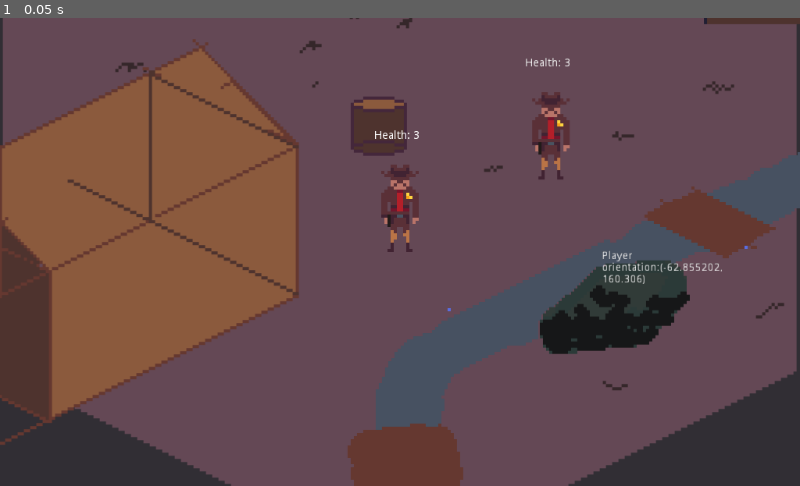
Above: before the commit, frame 1.
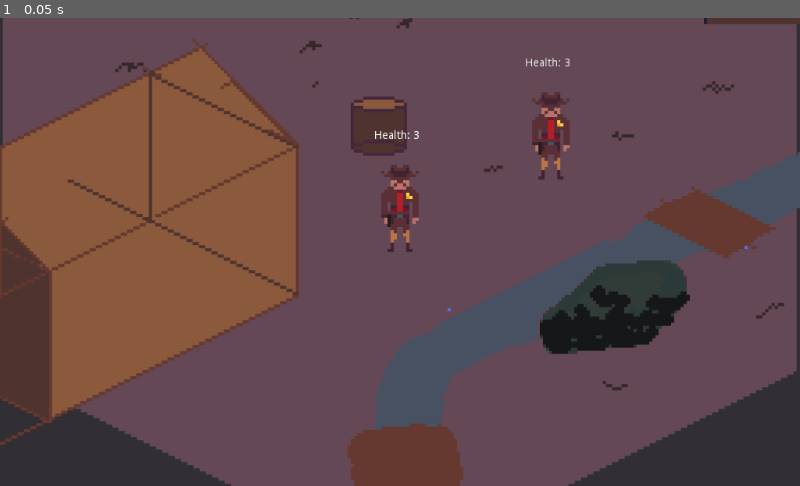
Above: after the commit, the same moment.

Repository: BenoitLeguay/LonesomeTown
Game: Godot game, scene res://src/scenes/Arena.tscn
Two runs of this game, one before a commit and one after it. Both use one fixed random seed, a clock stepped at 60 frames per second and the inputs below.
Inputs:
- Up to frame 1 (0.05 s): no input

The runs differ from the first frame. In frame 1, 0.2% of the frame differs, in the area x 75-91%, y 49-57%.

Commit message:
minor bug fixes. and when a player attacks, it stops moving.

Diff:
--- a/godot_environments/dev/lonesome_town_game/Player.gd
+++ b/godot_environments/dev/lonesome_town_game/Player.gd
@@ -11,6 +11,8 @@
 var is_attacking := false
 var players_attacked := []
 var bullet_sent := false
+var ranged_mode := false
+export var time_to_wait_before_attack :=  1000000 #200000
 
 # ai variables
 export var ai_control: bool = false
@@ -28,35 +30,46 @@
 func _process(delta):
 	var curr_time = OS.get_ticks_usec()
 	var time_elapsed_since_attack_init = curr_time - attack_init_time
-	if time_elapsed_since_attack_init >= 200000:
+	if time_elapsed_since_attack_init >= time_to_wait_before_attack / Engine.get_time_scale():
 		attack_direction = "None"
 		is_attacking = false
 		players_attacked = []
 
+
 func _physics_process(delta):
 	execute_actions()
+	ranged_mode = handle_ranged_mode(ranged_mode)
 	direction = get_direction()
 	_velocity = calculate_move_velocity(_velocity, direction, speed)
 	_velocity = move_and_slide(_velocity)
+	handle_attacks()
 	reward -= 0.01
-	handle_attacks()
 
 # collision functions =========================================================
 
 # other funtions ==============================================================
+
+func handle_ranged_mode(ranged):
+	if !ai_control:
+		ranged = Input.is_action_pressed("ranged_mode")
+	return ranged
+
+func create_bullet():
+	if !bullet_sent:
+		var bullet_scene = preload("res://src/items/Bullet.tscn")
+		var bullet = bullet_scene.instance()
+		var vec_attack_direction = str_direction_to_vector(attack_direction)
+		bullet.shooter_path = get_path()
+		bullet.direction = vec_attack_direction
+		var path = str(get_owner().get_path()) + "/YSort"
+		bullet.set_position(get_position() + vec_attack_direction * 50)
+		get_node(path).add_child(bullet)
+		bullet_sent = true
+
 func handle_attacks():
 	if attack_direction != "None":
-		if Input.is_action_pressed("ranged_mode"):
-			if !bullet_sent:
-				var bullet_scene = preload("res://src/items/Bullet.tscn")
-				var bullet = bullet_scene.instance()
-				var vec_attack_direction = str_direction_to_vector(attack_direction)
-				bullet.shooter_path = get_path()
-				bullet.direction = vec_attack_direction
-				var path = str(get_owner().get_path()) + "/YSort"
-				bullet.set_position(get_position() + vec_attack_direction * 50)
-				get_node(path).add_child(bullet)
-				bullet_sent = true
+		if ranged_mode:
+			create_bullet()
 		else:
 			var attack_collision_shape = "melee_atk_" + attack_direction
 			var overlapping_bodies = get_node(attack_collision_shape).get_overlapping_bodies()
@@ -73,7 +86,6 @@
 	reward = 0.0
 
 func is_self(node):
-	#print(node.get_path())
 	if node.get_path() == get_path():
 		return true
 	else:
@@ -82,7 +94,6 @@
 
 func reduce_health():
 	health -=1
-	#print(get_path())
 	print(health)
 	reward -=0.5
 
@@ -95,6 +106,7 @@
 	if action <=4:
 		choose_direction_from_remote_data(action)
 	else:
+		direction = Vector2(0, 0) # probablement à changer plus tard.
 		choose_attack_from_remote_data(action)
 
 func choose_direction_from_remote_data(action):
@@ -111,50 +123,41 @@
 	return direction
 
 func choose_attack_from_remote_data(action):
-	if action == 5:
-		attack_direction = "up"
-		attack_init_time = OS.get_ticks_usec()
-		is_attacking = true
-		bullet_sent = false
-	elif action == 6:
-		attack_direction = "right"
-		attack_init_time = OS.get_ticks_usec()
-		is_attacking = true
-		bullet_sent = false
-	elif action == 7:
-		attack_direction = "down"
-		attack_init_time = OS.get_ticks_usec()
-		is_attacking = true
-		bullet_sent = false
-	elif action == 8:
-		attack_direction = "left"
-		attack_init_time = OS.get_ticks_usec()
-		is_attacking = true
-		bullet_sent = false
+	if is_attacking == false:
+		if action == 5:
+			apply_attack("up")
+		elif action == 6:
+			apply_attack("right")
+		elif action == 7:
+			apply_attack("down")
+		elif action == 8:
+			apply_attack("left")
+		elif action == 9:
+			apply_attack("up", true)
+		elif action == 10:
+			apply_attack("right", true)
+		elif action == 11:
+			apply_attack("down", true)
+		elif action == 12:
+			apply_attack("left", true)
+
+func apply_attack(direction, ranged=false):
+	attack_direction = direction
+	attack_init_time = OS.get_ticks_usec()
+	is_attacking = true
+	bullet_sent = false
+	ranged_mode = ranged
 
 func execute_actions():
 	if is_attacking == false and ai_control == false:
 		if Input.is_action_just_pressed("melee_up"):
-			attack_direction = "up"
-			attack_init_time = OS.get_ticks_usec()
-			is_attacking = true
-			bullet_sent = false
+			apply_attack("up")
 		elif Input.is_action_just_pressed("melee_right"):
-			attack_direction = "right"
-			attack_init_time = OS.get_ticks_usec()
-			is_attacking = true
-			bullet_sent = false
+			apply_attack("right")
 		elif Input.is_action_just_pressed("melee_down"):
-			attack_direction = "down"
-			attack_init_time = OS.get_ticks_usec()
-			is_attacking = true
-			bullet_sent = false
+			apply_attack("down")
 		elif Input.is_action_just_pressed("melee_left"):
-			attack_direction = "left"
-			attack_init_time = OS.get_ticks_usec()
-			is_attacking = true
-			bullet_sent = false
-
+			apply_attack("left")
 
 func get_direction() -> Vector2:
 	if ai_control != true:
--- a/godot_environments/dev/lonesome_town_game/src/scenes/Arena.gd
+++ b/godot_environments/dev/lonesome_town_game/src/scenes/Arena.gd
@@ -14,8 +14,9 @@
 var can_end_game = false
 var information_sent = true
 var prev_time = 0
+export var hard_coded_fps := 0
 
-var is_rendering = true
+var is_rendering = false
 
 var agents_names = ["Player", "Player2"]
 
@@ -52,6 +53,9 @@
 		prev_time = cur_time
 		fps_used = min(fps_est,1000)
 	# set the physics process speed
+	#print(fps_used)
+	if hard_coded_fps != 0:
+		fps_used = hard_coded_fps
 	Engine.set_iterations_per_second(fps_used)
 	# set the clock speed accordingly.
 	Engine.set_time_scale(fps_used/60)
@@ -71,11 +75,8 @@
 	return [received_bytes, has_received_something]
 
 func send_actions_to_agents(agents_data):
-	#print(agents_data)
 	for agent_data in agents_data:
-		#print(agent_data["name"])
 		var agent_path = "YSort/" + agent_data["name"]
-		#get_node(agent_path).choose_direction_from_remote_data(agent_data["action"])
 		get_node(agent_path).choose_actions_from_remote_data(agent_data["action"])
 
 func process_remote_data(received_bytes):
@@ -83,7 +84,6 @@
 	# If not, get the action to do.
 	var converted_string = socket.get_string(received_bytes)
 	var input_dict = JSON.parse(converted_string).result
-	#print(input_dict)
 	if input_dict["initialization"] == true:
 		is_first_step = true
 		is_rendering = input_dict["render"]
@@ -107,27 +107,37 @@
 		information_sent = false
 
 func prepare_data_to_send():
-	position = get_position()
-
 	var data_to_send = {}
 	data_to_send["agents_data"] = []
 	for agent_name in agents_names:
 		var agent_path = "YSort/" + agent_name
-		#print(agent_path)
-		var agent_position = get_node(agent_path).get_position()
-		var agent_dict = {"name": agent_name, "state": agent_position}
-		#print(typeof(agent_position))
+		var agent_position = vector2_to_array(get_node(agent_path).get_position())
+
+		var other_agents_positions = []
+		for other_agent_name in agents_names:
+			if other_agent_name != agent_name:
+				var other_agent_path = "YSort/" + other_agent_name
+				var other_agent_position = vector2_to_array(get_node(agent_path).get_position())
+				other_agents_positions += other_agent_position
+		var state := []
+		state += agent_position
+		if !other_agents_positions.empty():
+			state += other_agents_positions
+
+		var agent_dict = {"name": agent_name, "state": state}
 		if is_first_step == false:
 			agent_dict["reward"] = get_node(agent_path).get_reward()
 
 		data_to_send["agents_data"].append(agent_dict)# += agent_dict
-		#print(data_to_send)
 
 	if is_first_step == false:
 		data_to_send["n_frames"] = frames_since_last_action_received
 		data_to_send["done"] = can_end_game
 
 	return data_to_send
+
+func vector2_to_array(vector):
+	return [vector.x, vector.y]
 
 func prepare_and_send_data():
 	# making a distinction between first sending and the others
@@ -143,7 +153,6 @@
 	# if this is the first time data is sent to python, the format of the
 	# data is different
 	if is_first_step == true:
-		#print("premier envoi:")
 		data_to_send = prepare_data_to_send()
 		send_data(data_to_send)
 		information_sent = true
--- a/godot_environments/dev/lonesome_town_game/src/scenes/Arena.tscn
+++ b/godot_environments/dev/lonesome_town_game/src/scenes/Arena.tscn
@@ -10,7 +10,6 @@
 [ext_resource path="res://graphics/tree_V0.png" type="Texture" id=8]
 [ext_resource path="res://graphics/clos_house_V0.png" type="Texture" id=9]
 [ext_resource path="res://src/scenes/Arena.gd" type="Script" id=10]
-[ext_resource path="res://src/scenes/RichTextLabel.gd" type="Script" id=11]
 
 [sub_resource type="CapsuleShape2D" id=1]
 radius = 18.4326
@@ -44,6 +43,7 @@
 [node name="Player" parent="YSort" instance=ExtResource( 2 )]
 position = Vector2( -62.8552, 160.306 )
 speed = 500
+time_to_wait_before_attack = 200000
 ai_control = true
 
 [node name="Camera2D" type="Camera2D" parent="YSort/Player"]
@@ -140,14 +140,3 @@
 
 [node name="CollisionPolygon2D" type="CollisionPolygon2D" parent="YSort/close house"]
 polygon = PoolVector2Array( 171.094, 17.4773, -145.452, 178.939, -268.396, 47.0864, -13.4611, -77.275 )
-
-[node name="RichTextLabel" type="RichTextLabel" parent="."]
-margin_left = 235.919
-margin_top = 167.352
-margin_right = 407.919
-margin_bottom = 222.352
-text = "yo"
-script = ExtResource( 11 )
-__meta__ = {
-"_edit_use_anchors_": false
-}
Not shown: 1 places in godot_environments/dev/lonesome_town_game/src/scenes/Arena.tscn that only renumber resources
Not shown, changed: GodotEnvironment.py
Not shown, changed: godot_environments/dev/lonesome_town_game/lonesome_town_v0.pck
